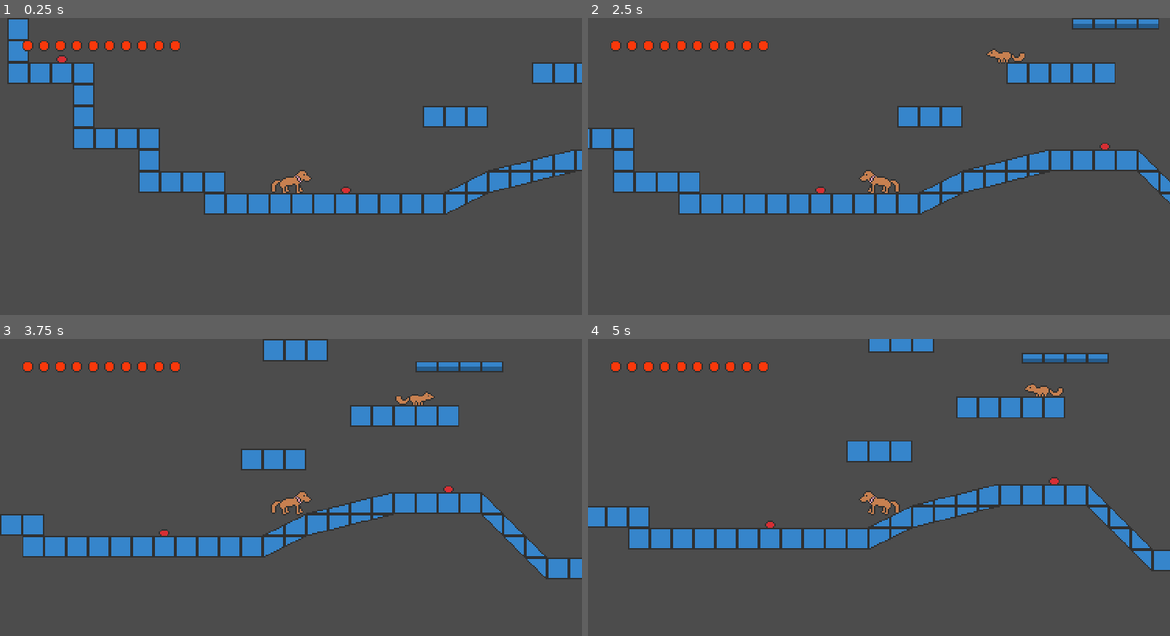
Above: before the commit, frames 1-4 (two rows, left to right).
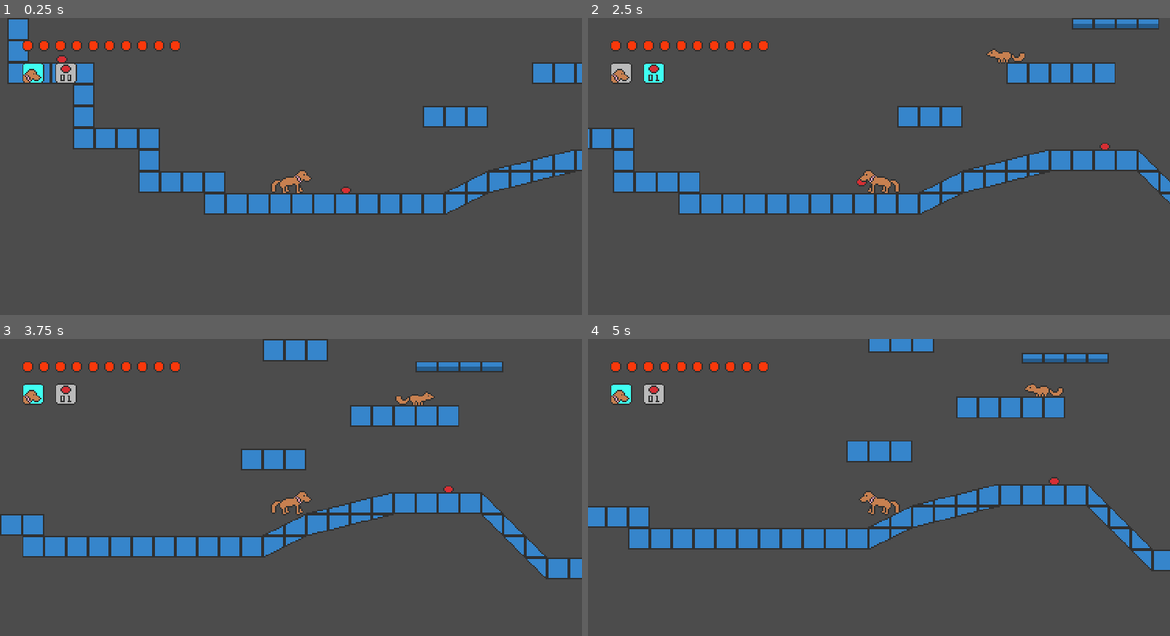
Above: after the commit, the same moments.

Repository: AmossGuy/The-Adventures-of-Gracie
Game: Godot game, scene res://levels/test.tscn
Two runs of this game, one before a commit and one after it. Both use one fixed random seed, a clock stepped at 60 frames per second and the inputs below. The project has no main scene, so this scene is started directly.
Inputs:
- Up to frame 1 (0.25 s): no input
- Up to frame 2 (2.5 s): tap Enter at 0.5 s; hold Right (right) 0.53-2.03 s; tap X (grab, bound only before the commit) at 0.6, 1.55, 2.1 s; tap Z (jump) at 0.77, 1.52 s; tap Space (switch, bound only after the commit) at 0.8, 1.35, 2.3 s; hold Left (left) from 2.03 s (still down)
- Up to frame 3 (3.75 s): release Left (left) at 2.78 s; hold Right (right) from 2.78 s (still down); tap Space (switch, bound only after the commit) at 2.85 s; tap Z (jump) at 3.02 s; tap X (grab, bound only before the commit) at 3.05, 3.6 s
- Up to frame 4 (5 s): tap Z (jump) at 3.77, 4.52 s; tap Space (switch, bound only after the commit) at 3.8, 4.35 s; release Right (right) at 4.28 s; hold Left (left) from 4.28 s (still down); tap X (grab, bound only before the commit) at 4.55 s

The runs differ from the first frame. In frame 1, 0.5% of the frame differs, in the area x 3-14%, y 15-22%; in frame 2, 0.6%, in the area x 3-48%, y 14-59%; in frame 3, 0.6%; in frame 4, 0.6%.

Commit message:
add attack switcher and frisbee storage

Diff:
--- /dev/null
+++ b/dog_attacks.gd
@@ -0,0 +1,17 @@
+extends Node
+
+signal attackstatus_changed(selection, f_ammo)
+
+var selection: int = 0 setget selection_set
+var f_ammo: int = 0 setget f_ammo_set
+
+func _ready() -> void:
+	emit_signal("attackstatus_changed", selection, f_ammo)
+
+func selection_set(value: int) -> void:
+	selection = value
+	emit_signal("attackstatus_changed", selection, f_ammo)
+
+func f_ammo_set(value: int) -> void:
+	f_ammo = value
+	emit_signal("attackstatus_changed", selection, f_ammo)
--- a/hud.gd
+++ b/hud.gd
@@ -1,8 +1,9 @@
 extends CanvasLayer
 
 onready var dots: Array = [$health_dot]
+onready var numnber_prace: Node2D = $frisbee_icon/Node2D
 
-func update(health: float, max_health: float) -> void:
+func update_health(health: float, max_health: float) -> void:
 	if max_health != dots.size():
 		for i in range(1, dots.size()):
 			dots[i].queue_free()
@@ -16,3 +17,26 @@
 	for i in dots.size():
 		# i am struck by the realization that this is not exactly self-documenting.
 		dots[i].frame = (2 if health < i + 1 else 0) if health > i else 1
+
+func update_attackstatus(selection: int, f_ammo: int) -> void:
+	$bite_icon.frame = 1 if selection == 0 else 0
+	$frisbee_icon.frame = 3 if selection == 1 else 2
+
+	for c in numnber_prace.get_children():
+		c.queue_free()
+	var string = str(f_ammo)
+	if string.length() == 1:
+		string = "0" + string
+
+	var offset := Vector2(ceil(16 - (5 * string.length())) / 2, 9)
+	var x: int = 0
+	for c in string:
+		var sprite: Sprite = Sprite.new()
+		sprite.texture = preload("res://sprites/5px_numbers.png")
+		sprite.centered = false
+		sprite.hframes = 10
+		sprite.frame = int(c)
+		sprite.position = offset + Vector2(x * 5, 0)
+		numnber_prace.add_child(sprite)
+
+		x += 1
--- a/hud.tscn
+++ b/hud.tscn
@@ -1,7 +1,8 @@
-[gd_scene load_steps=3 format=2]
+[gd_scene load_steps=4 format=2]
 
 [ext_resource path="res://hud.gd" type="Script" id=1]
 [ext_resource path="res://sprites/hud_health.png" type="Texture" id=2]
+[ext_resource path="res://sprites/hud_attacks.png" type="Texture" id=3]
 
 [node name="hud" type="CanvasLayer"]
 layer = 10
@@ -12,3 +13,18 @@
 texture = ExtResource( 2 )
 centered = false
 hframes = 3
+
+[node name="bite_icon" type="Sprite" parent="."]
+position = Vector2( 16, 32 )
+texture = ExtResource( 3 )
+centered = false
+hframes = 4
+
+[node name="frisbee_icon" type="Sprite" parent="."]
+position = Vector2( 40, 32 )
+texture = ExtResource( 3 )
+centered = false
+hframes = 4
+frame = 2
+
+[node name="Node2D" type="Node2D" parent="frisbee_icon"]
--- a/objects/dog.gd
+++ b/objects/dog.gd
@@ -57,22 +57,31 @@
 					state = State.HURT
 				break
 
-	if Input.is_action_just_pressed("grab"):
-		var grab_area: Area2D = get_node("%grab_area")
-		var frisbee_sprite: Node = get_node("%frisbee_sprite")
+	var grab_area: Area2D = get_node("%grab_area")
+	var frisbee_sprite: Node = get_node("%frisbee_sprite")
 
-		if not frisbee_sprite.visible:
-			for frisbee in get_tree().get_nodes_in_group("frisbee"):
-				if grab_area.overlaps_body(frisbee):
-					frisbee.queue_free()
-					frisbee_sprite.visible = true
-					break
+	for frisbee in get_tree().get_nodes_in_group("frisbee"):
+		if abs(frisbee.velocity.x) < 40 and grab_area.overlaps_body(frisbee):
+			frisbee.queue_free()
+			$attacks.f_ammo += 1
+			frisbee_sprite.visible = $attacks.selection == 1 and $attacks.f_ammo > 0
+
+	if Input.is_action_just_pressed("switch"):
+		if $attacks.selection == 0:
+			$attacks.selection = 1
 		else:
-			frisbee_sprite.visible = false
-			var frisbee: Node = load("res://objects/frisbee.tscn").instance()
+			$attacks.selection = 0
+		frisbee_sprite.visible = $attacks.selection == 1 and $attacks.f_ammo > 0
+
+	if Input.is_action_just_pressed("attack"):
+		if $attacks.selection == 1 and $attacks.f_ammo > 0:
+			$attacks.f_ammo -= 1
+			var frisbee: Node2D = load("res://objects/frisbee.tscn").instance()
 			frisbee.global_position = frisbee_sprite.global_position + Vector2(0, 2)
 			frisbee.velocity = Vector2(THROW_POWER * $Sprite.scale.x, -THROW_POWER)
 			get_parent().add_child(frisbee)
+
+		frisbee_sprite.visible = $attacks.selection == 1 and $attacks.f_ammo > 0
 
 	jump_buffer_timer -= delta
 	jump_buffer_timer = max(jump_buffer_timer, 0)
--- a/objects/dog.tscn
+++ b/objects/dog.tscn
@@ -1,10 +1,11 @@
-[gd_scene load_steps=9 format=2]
+[gd_scene load_steps=10 format=2]
 
 [ext_resource path="res://sprites/gracie.webp" type="Texture" id=1]
 [ext_resource path="res://objects/dog.gd" type="Script" id=2]
 [ext_resource path="res://sprites/frisbee.webp" type="Texture" id=3]
 [ext_resource path="res://hud.tscn" type="PackedScene" id=4]
 [ext_resource path="res://health.gd" type="Script" id=5]
+[ext_resource path="res://dog_attacks.gd" type="Script" id=6]
 
 [sub_resource type="RectangleShape2D" id=2]
 extents = Vector2( 16, 16 )
@@ -64,4 +65,8 @@
 position = Vector2( 0, -7 )
 shape = SubResource( 3 )
 
-[connection signal="health_changed" from="health" to="hud" method="update"]
+[node name="attacks" type="Node" parent="."]
+script = ExtResource( 6 )
+
+[connection signal="health_changed" from="health" to="hud" method="update_health"]
+[connection signal="attackstatus_changed" from="attacks" to="hud" method="update_attackstatus"]
--- a/project.godot
+++ b/project.godot
@@ -77,9 +77,14 @@
 "events": [ Object(InputEventKey,"resource_local_to_scene":false,"resource_name":"","device":0,"alt":false,"shift":false,"control":false,"meta":false,"command":false,"pressed":false,"scancode":0,"physical_scancode":90,"unicode":0,"echo":false,"script":null)
  ]
 }
-grab={
+attack={
 "deadzone": 0.5,
 "events": [ Object(InputEventKey,"resource_local_to_scene":false,"resource_name":"","device":0,"alt":false,"shift":false,"control":false,"meta":false,"command":false,"pressed":false,"scancode":0,"physical_scancode":88,"unicode":0,"echo":false,"script":null)
+ ]
+}
+switch={
+"deadzone": 0.5,
+"events": [ Object(InputEventKey,"resource_local_to_scene":false,"resource_name":"","device":0,"alt":false,"shift":false,"control":false,"meta":false,"command":false,"pressed":false,"scancode":0,"physical_scancode":32,"unicode":0,"echo":false,"script":null)
  ]
 }
 
Binary file added: sprites/5px_numbers.png
Not shown, added: sprites/5px_numbers.png.import
Binary file added: sprites/hud_attacks.png
Not shown, added: sprites/hud_attacks.png.import
Not shown, added: sprites/5px_numbers.pxo
Not shown, added: sprites/hud_attacks.pxo
